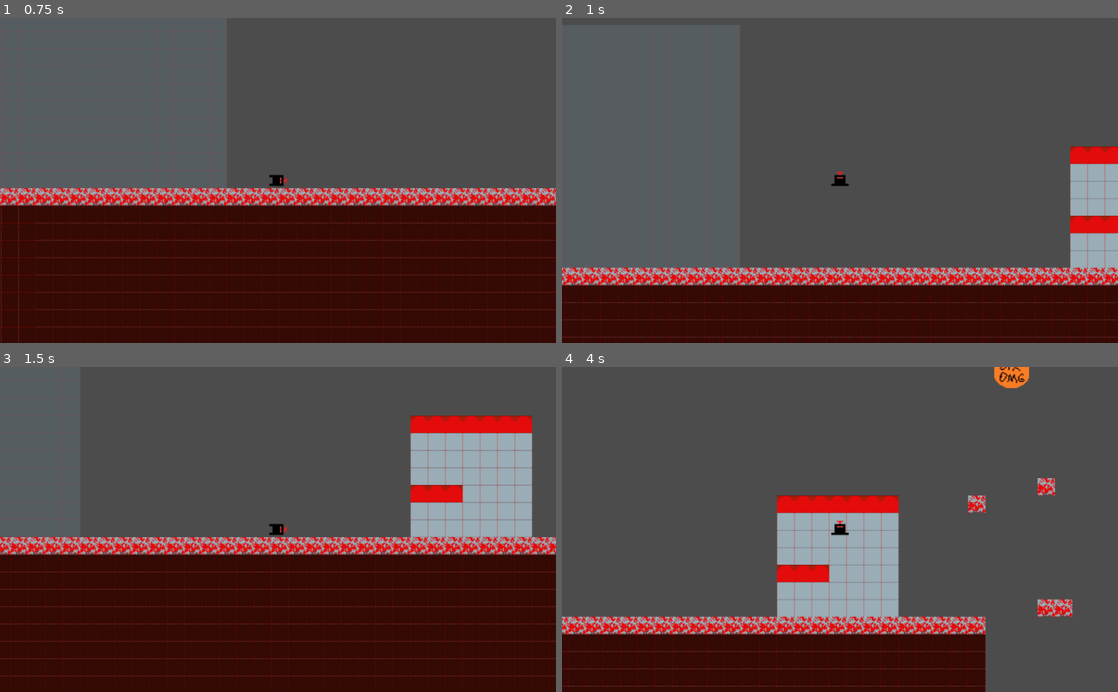
Above: before the commit, frames 1-4 (two rows, left to right).
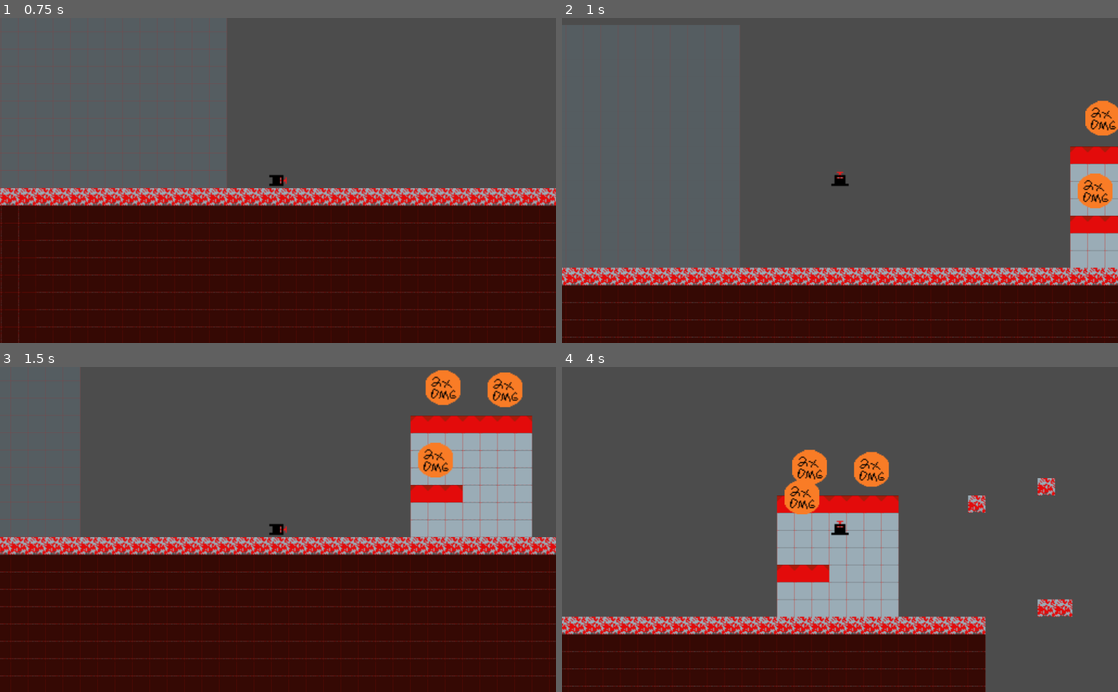
Above: after the commit, the same moments.

Repository: tompasini/Born4Lazers
Game: Godot game, scene res://Level1.tscn
The game is run twice, just before and just after one commit, with the same random seed, the same clock (stepped at 60 frames per second) and the same inputs.
Inputs:
- Up to frame 1 (0.75 s): tap Enter at 0.5 s; hold D (right) from 0.53 s (still down)
- Up to frame 2 (1 s): keep holding D (right); tap Space (jump) at 0.77 s
- Up to frame 3 (1.5 s): keep holding D (right)
- Up to frame 4 (4 s): tap Space (jump) at 1.52, 3.02, 3.77 s; release D (right) at 2.03 s; hold A (left) 2.03-2.78 s; hold D (right) from 2.78 s (still down)

Frame 1 is identical in both runs. In frame 2, 1.1% of the frame differs, in the area x 92-100%, y 25-59%; in frame 3, 1.7%; in frame 4, 2.1%, in the area x 40-84%, y 0-46%.

Commit message:
power up bounce, multiplying damage variable

Diff:
--- a/2xDamage.gd
+++ /dev/null
@@ -1,6 +0,0 @@
-extends Area2D
-
-
-
-func _on_2xDamage_body_entered(body):
-	queue_free() # Replace with function body.
--- a/2xDamage.tscn
+++ b/2xDamage.tscn
@@ -1,7 +1,7 @@
-[gd_scene load_steps=5 format=2]
+[gd_scene load_steps=7 format=2]
 
 [ext_resource path="res://Assets/Power Ups/2xDamage.png" type="Texture" id=1]
-[ext_resource path="res://2xDamage.gd" type="Script" id=2]
+[ext_resource path="res://Scripts/2xDamage.gd" type="Script" id=2]
 
 [sub_resource type="CircleShape2D" id=2]
 radius = 17.0
@@ -14,6 +14,38 @@
 "speed": 5.0
 } ]
 
+[sub_resource type="Animation" id=3]
+length = 0.001
+tracks/0/type = "value"
+tracks/0/path = NodePath("AnimatedSprite:position")
+tracks/0/interp = 1
+tracks/0/loop_wrap = true
+tracks/0/imported = false
+tracks/0/enabled = true
+tracks/0/keys = {
+"times": PoolRealArray( 0 ),
+"transitions": PoolRealArray( 1 ),
+"update": 0,
+"values": [ Vector2( 0, 0 ) ]
+}
+
+[sub_resource type="Animation" id=4]
+resource_name = "bounce"
+length = 0.5
+step = 0.05
+tracks/0/type = "value"
+tracks/0/path = NodePath("AnimatedSprite:position")
+tracks/0/interp = 1
+tracks/0/loop_wrap = true
+tracks/0/imported = false
+tracks/0/enabled = true
+tracks/0/keys = {
+"times": PoolRealArray( 0, 0.2, 0.5 ),
+"transitions": PoolRealArray( 1, 1, 1 ),
+"update": 0,
+"values": [ Vector2( 0, 0 ), Vector2( 0, -79 ), Vector2( 0, -33 ) ]
+}
+
 [node name="2xDamage" type="Area2D"]
 collision_layer = 8
 script = ExtResource( 2 )
@@ -24,4 +56,9 @@
 [node name="AnimatedSprite" type="AnimatedSprite" parent="."]
 frames = SubResource( 1 )
 
+[node name="AnimationPlayer" type="AnimationPlayer" parent="."]
+anims/RESET = SubResource( 3 )
+anims/bounce = SubResource( 4 )
+
 [connection signal="body_entered" from="." to="." method="_on_2xDamage_body_entered"]
+[connection signal="animation_finished" from="AnimationPlayer" to="." method="_on_AnimationPlayer_animation_finished"]
--- a/Level1.tscn
+++ b/Level1.tscn
@@ -68,6 +68,12 @@
 shape = SubResource( 3 )
 
 [node name="2xDamage" parent="." instance=ExtResource( 4 )]
-position = Vector2( 568, -3 )
+position = Vector2( 439, 88 )
+
+[node name="2xDamage2" parent="." instance=ExtResource( 4 )]
+position = Vector2( 382, 86 )
+
+[node name="2xDamage3" parent="." instance=ExtResource( 4 )]
+position = Vector2( 375, 153 )
 
 [connection signal="body_entered" from="FallZone" to="LZer" method="_on_FallZone_body_entered"]
--- /dev/null
+++ b/Scripts/2xDamage.gd
@@ -0,0 +1,10 @@
+extends Area2D
+
+
+
+func _on_2xDamage_body_entered(body):
+	$AnimationPlayer.play("bounce")
+	body.multiply_damage(2)
+
+func _on_AnimationPlayer_animation_finished(anim_name):
+	queue_free()
--- a/Scripts/LZer.gd
+++ b/Scripts/LZer.gd
@@ -1,6 +1,7 @@
 extends KinematicBody2D
 
 var velocity = Vector2(0, 0)
+var damage = 5
 const SPEED = 180
 const JUMPFORCE = -550
 const GRAVITY = 35
@@ -32,3 +33,7 @@
 
 func _on_FallZone_body_entered(body):
 	get_tree().reload_current_scene()
+
+func multiply_damage(modifier):
+	damage *= modifier
+	print(damage)
